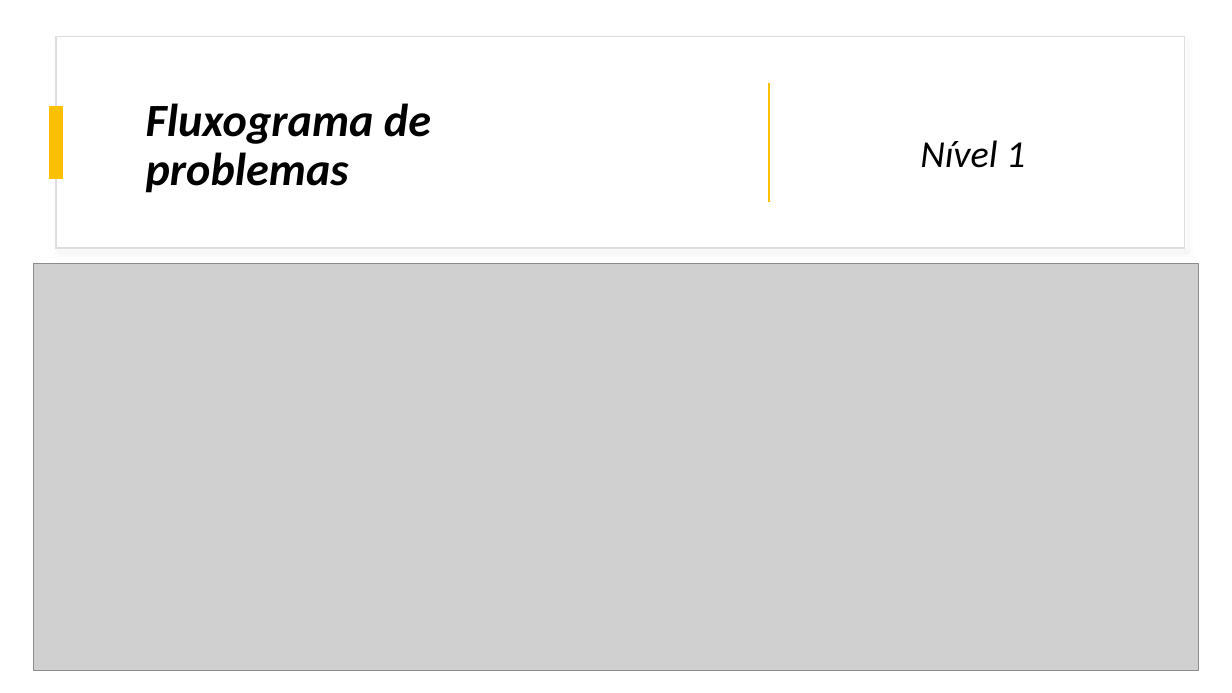
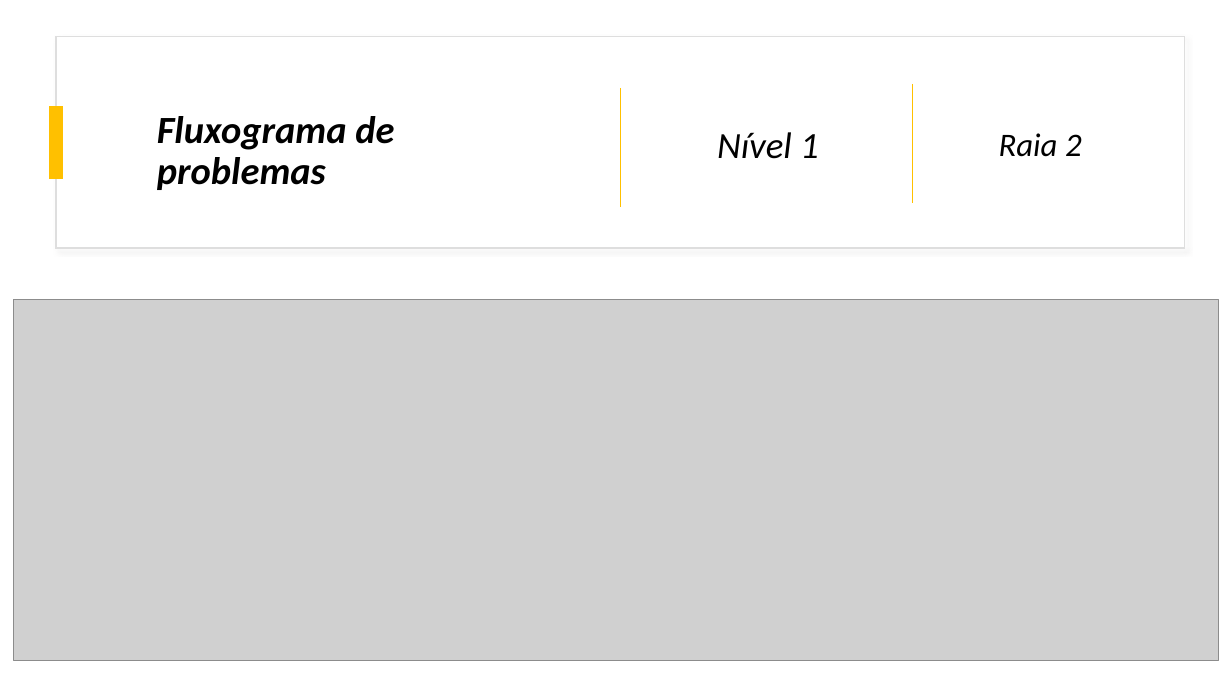
Before and after one commit to EmpresaJet/EmpresaJet, a slide deck: slide 11 of links-externos/Fluxogramas/Fluxogramas_TI_Grupo01.pptx. Drawn at 1232x693 pixels with LibreOffice and Linux fonts; fonts in the diff are those of the drawing; grey boxes stand for pictures. Boxes give left, top, right and bottom in pixels: in the first picture for what was removed or moved away, otherwise in the second. Text is boxed around its words. In the diff, an @@ line names an element or a change of style, - is before the commit and + after.

Commit message:
Nova versão dos fluxogramas e PDF de TI

```diff
--- a/links-externos/Fluxogramas/Fluxogramas_TI_Grupo01.pptx
+++ b/links-externos/Fluxogramas/Fluxogramas_TI_Grupo01.pptx
@@ text "Fluxograma de problemas": place and size @@
-text "Fluxograma de problemas" at box(146, 103, 431, 193)
+text "Fluxograma de problemas" at box(157, 116, 394, 190)
@@ text "Fluxograma de problemas" at box(157, 116, 394, 190): size 36 to 30 pt @@
@@ line moved from (769, 83) - (769, 202) to (620, 88) - (620, 207) @@
@@ line added from (912, 84) to (912, 203), #FFC000 1 pt @@
@@ title "Nível 1": place and size @@
-title "Nível 1" at box(920, 140, 1025, 168)
+title "Nível 1" at box(717, 132, 819, 159)
@@ title "Nível 1" at box(717, 132, 819, 159): size 29.7 to 28.8 pt @@
@@ text added at box(999, 133, 1082, 157), 25.6 pt, text #000000, italic @@
+Raia 2
@@ picture: place and size @@
-picture at box(34, 263, 1199, 671)
+picture at box(14, 299, 1219, 661)
```
Also in this commit, not shown: 10 other slides changed, 1 slide added, 6 other files.
